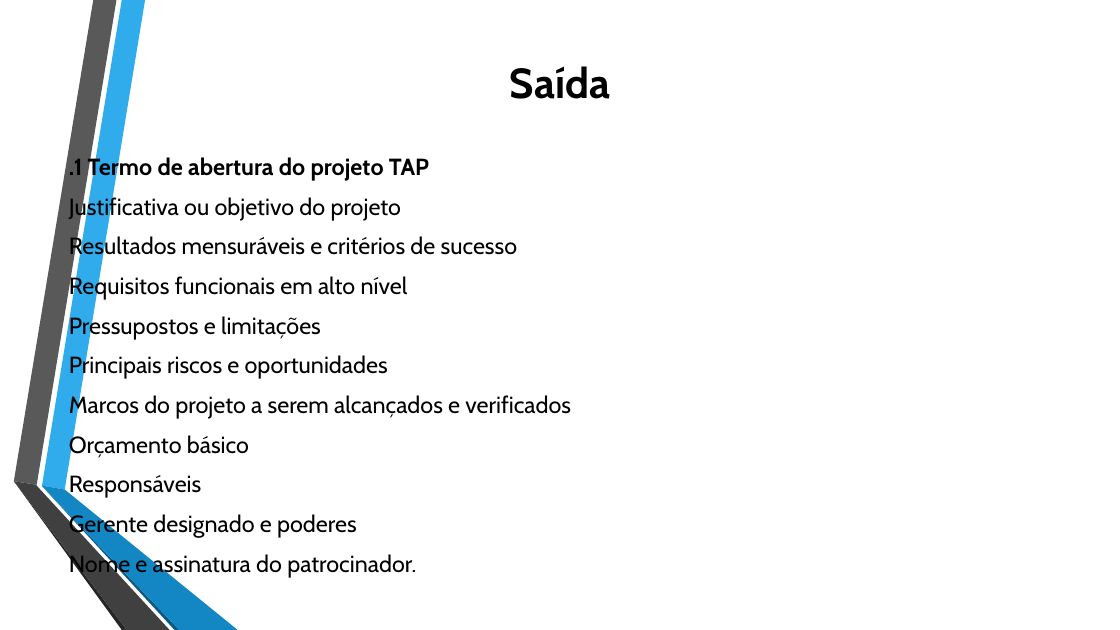
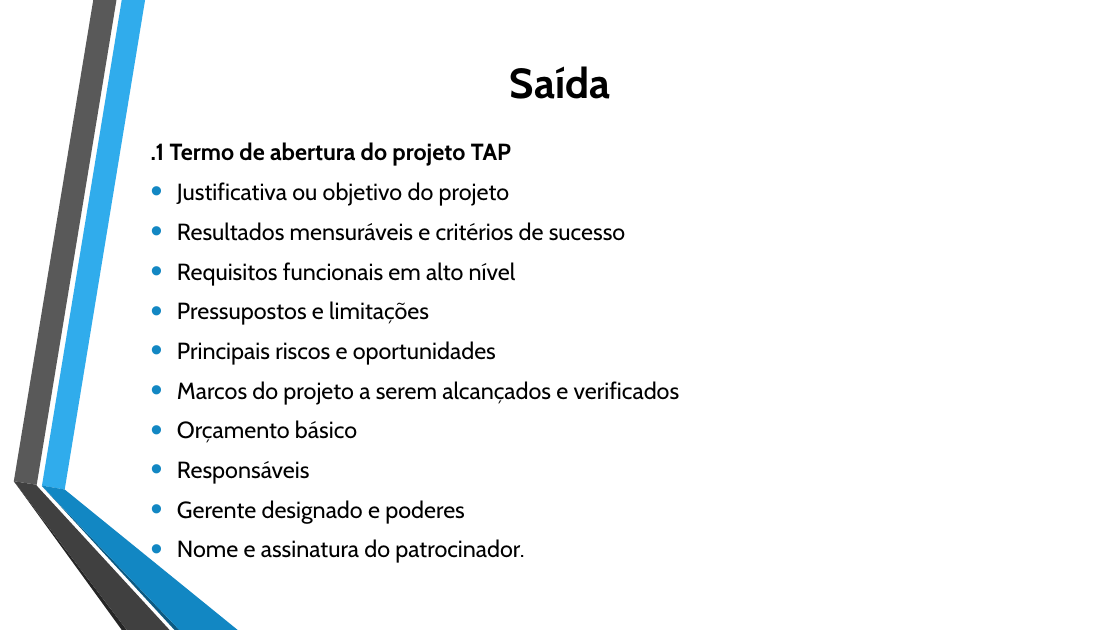
Before and after one commit to jharbes/ADMINISTRACAO-DE-REDES, a slide deck: slide 20 of RELATORIO PROVA P2/relatorio-pmbok-capitulo4-jharbes.pptx. Drawn at 1120x630 pixels with LibreOffice and Linux fonts; fonts in the diff are those of the drawing. Boxes give left, top, right and bottom in pixels: in the first picture for what was removed or moved away, otherwise in the second. Text is boxed around its words. In the diff, an @@ line names an element or a change of style, - is before the commit and + after.

```diff
--- a/RELATORIO PROVA P2/relatorio-pmbok-capitulo4-jharbes.pptx
+++ b/RELATORIO PROVA P2/relatorio-pmbok-capitulo4-jharbes.pptx
@@ text ".1 Termo de abertura do ...": place and size @@
-text ".1 Termo de abertura do ..." at (69, 155, 571, 578)
+text ".1 Termo de abertura do ..." at (151, 142, 680, 563)
@@ text ".1 Termo de abertura do ..." at (151, 142, 680, 563): alignment left to justified; bullet none to • @@
```
Also in this commit, not shown: 11 other slides changed.
